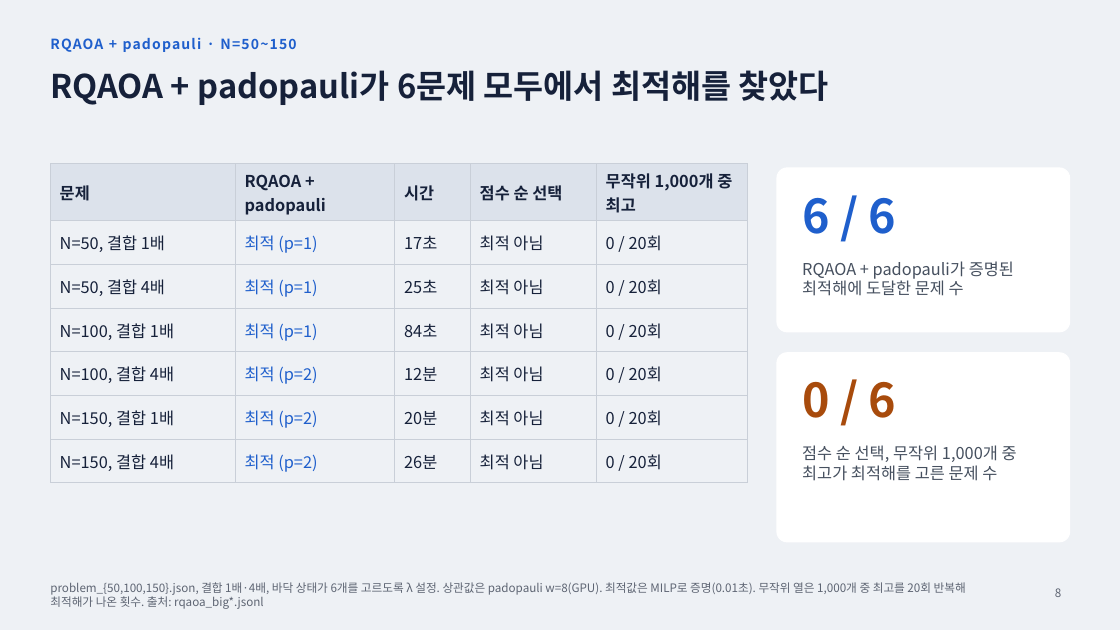
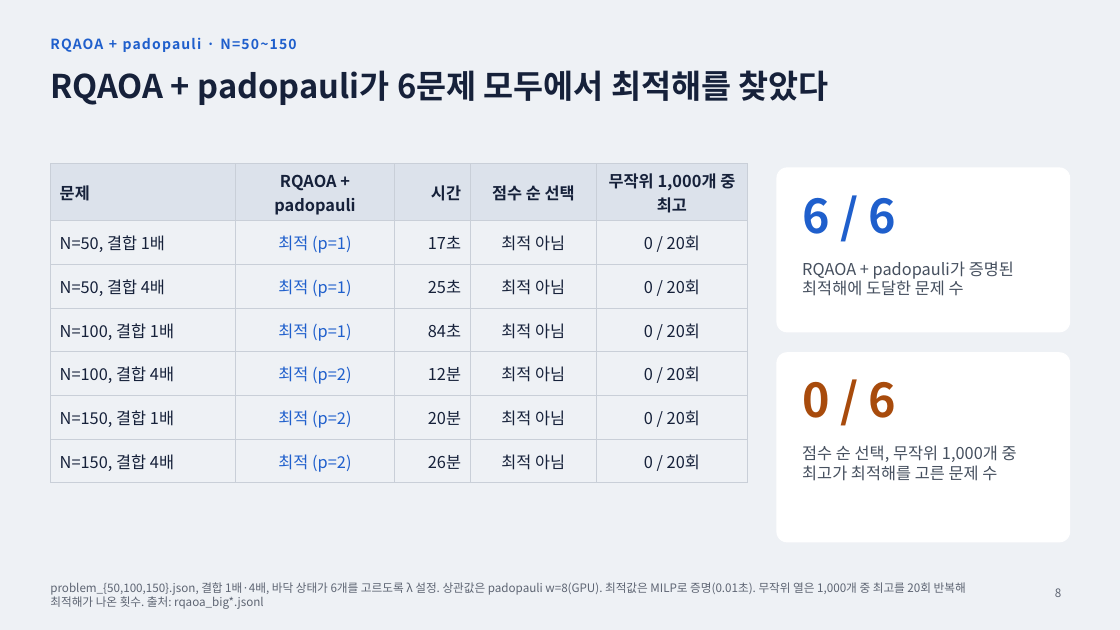
Before and after one commit to 202155570/norma-qaoa, a slide deck: slide 8 of docs/qaoa_vs_baselines_2026-11-24.pptx. Drawn at 1120x630 pixels with LibreOffice and Linux fonts; fonts in the diff are those of the drawing. Boxes give left, top, right and bottom in pixels: in the first picture for what was removed or moved away, otherwise in the second. Text is boxed around its words. In the diff, an @@ line names an element or a change of style, - is before the commit and + after.

```diff
--- a/docs/qaoa_vs_baselines_2026-11-24.pptx
+++ b/docs/qaoa_vs_baselines_2026-11-24.pptx
@@ table at <box>50,164,748,476</box> @@
@@ alignment left to centre @@
@@ alignment left to right @@
```
Also in this commit, not shown: 3 other slides changed, 9 other files.
